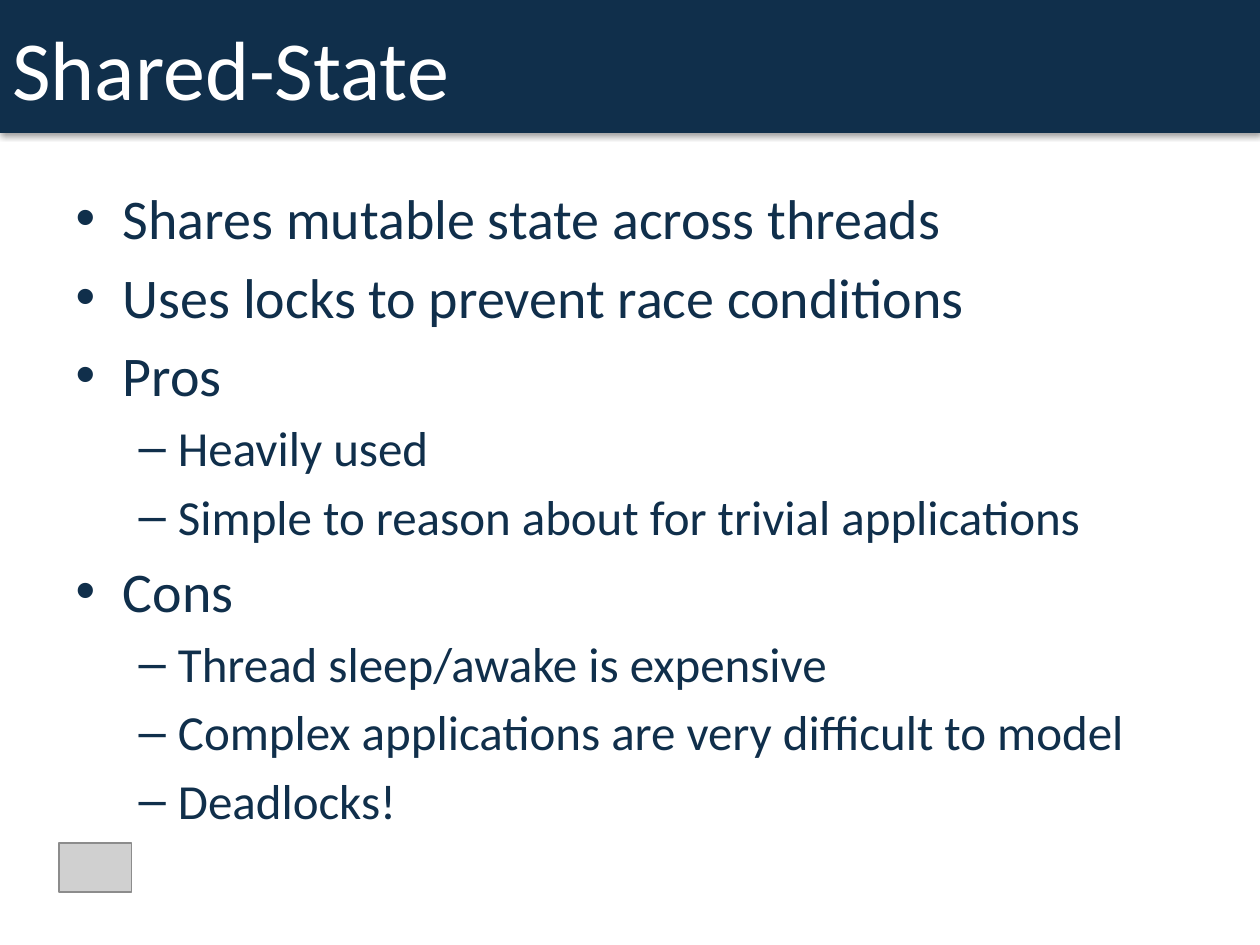
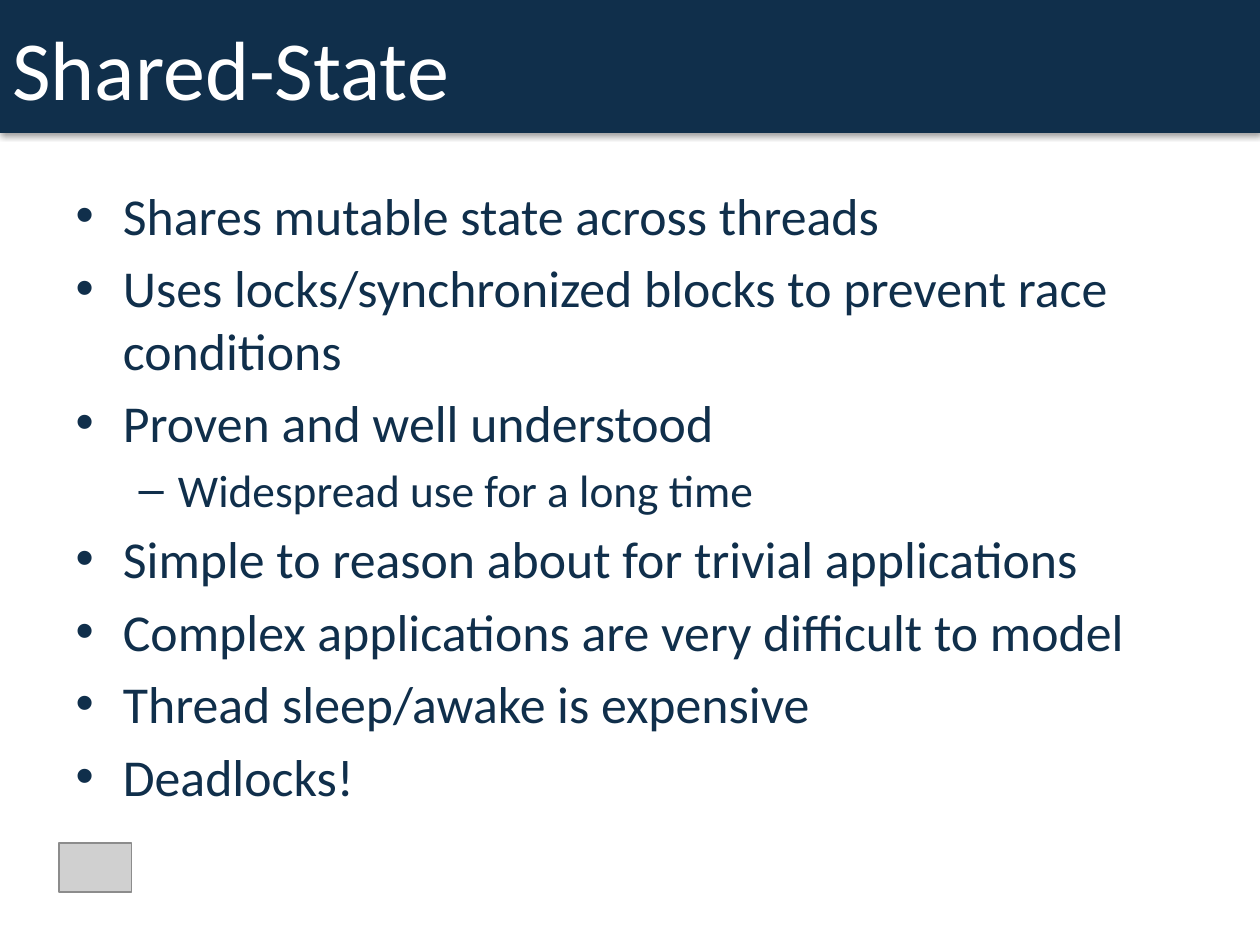
Before and after one commit to dspeele/react-vs-shared-state-inventory, a slide deck: slide 6 of React Vs Shared State Deck.pptx. Drawn at 1260x945 pixels with LibreOffice and Linux fonts; fonts in the diff are those of the drawing; grey boxes stand for pictures. Boxes give left, top, right and bottom in pixels: in the first picture for what was removed or moved away, otherwise in the second. Text is boxed around its words. In the diff, an @@ line names an element or a change of style, - is before the commit and + after.

```diff
--- a/React Vs Shared State Deck.pptx
+++ b/React Vs Shared State Deck.pptx
@@ text at (123, 199, 1077, 797): size 32 to 29.6 pt in "Shares mutable state across threads"; size 28 to 29.6 pt in "Simple to reason about for trivial applications", "Thread sleep/awake is expensive", "Deadlocks!"; bullet – to •; list level 2 to 1 in "Simple to reason about for ..."; list level 2 to 1 in "Thread sleep/awake is expensive"; list level 2 to 1 in "Deadlocks!" @@
@@ text at (123, 271, 1107, 515): text changed; size 32 to 29.6 pt @@
-• Uses locks to prevent race conditions
-• Pros
-  – Heavily used
+• Uses locks/synchronized blocks to prevent race conditions
+• Proven and well understood
+  – Widespread use for a long time
@@ text at (123, 615, 1124, 660): text changed; size 32 to 29.6 pt @@
-• Cons
+• Complex applications are very difficult to model
@@ text at (178, 716, 1123, 758): paragraph removed @@
-  – Complex applications are very difficult to model
```
Also in this commit, not shown: 3 other slides changed, 3 slides removed.
